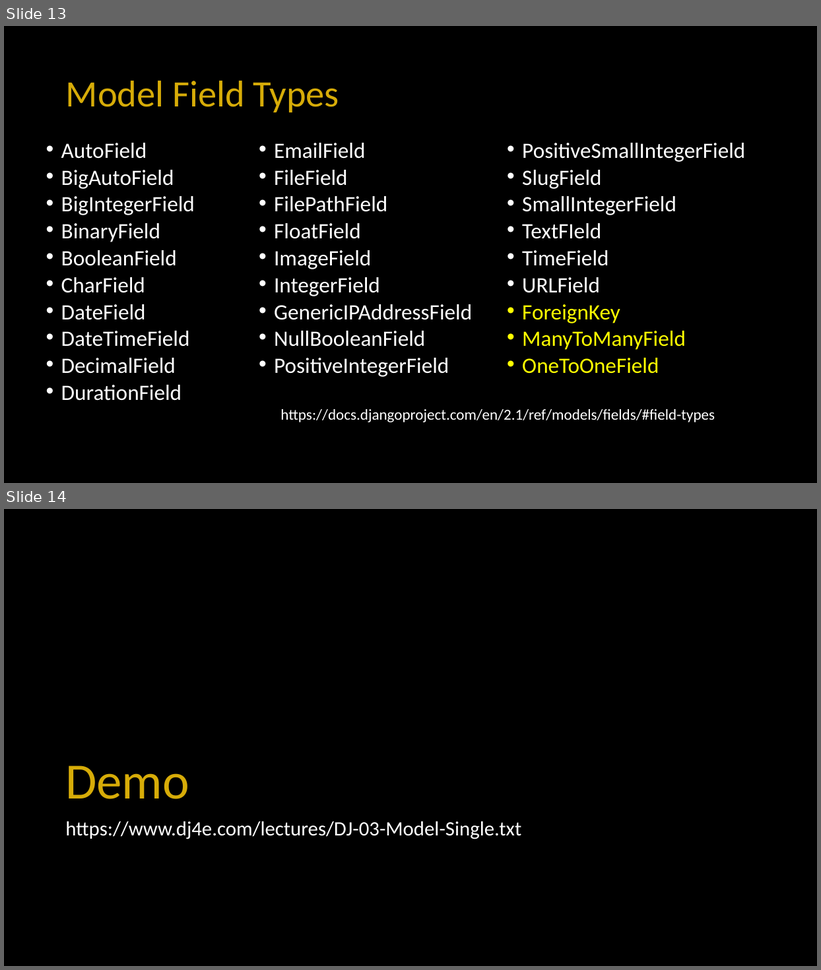
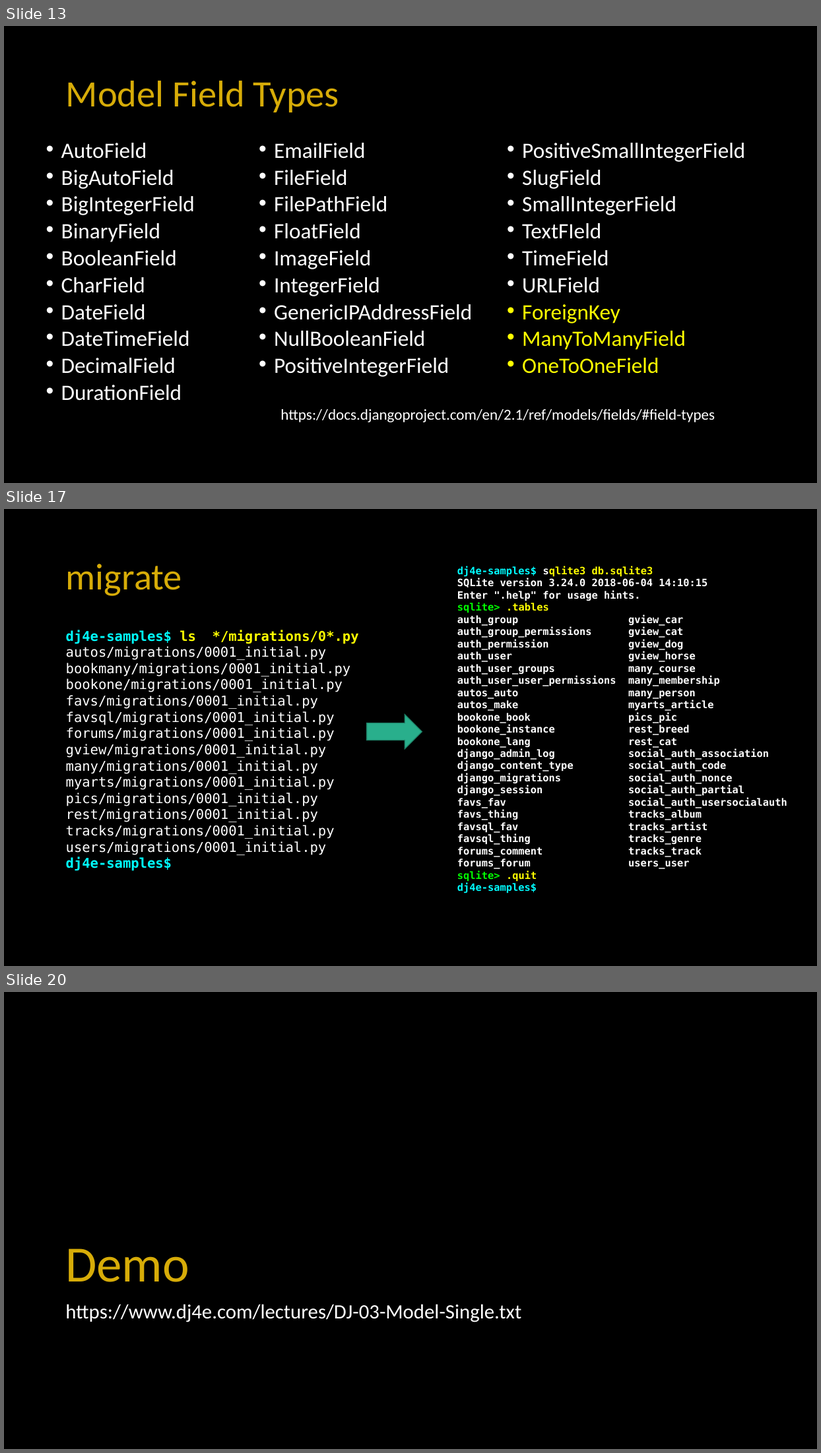
Before and after one commit to csev/dj4e, a slide deck: lectures/DJ-02-Model-Single.pptx. Shown one above the other, each under a label of ours: slides 13 and 14 before the commit, slides 13, 17 and 20 after it; the slides between them are not shown. The pictures are 821x970 and 821x1453 pixels, drawn with LibreOffice and Linux fonts; fonts in the diff are those of the drawing; background and template pictures are left out. Boxes give left, top, right and bottom in pixels: in the first picture for what was removed or moved away, otherwise in the second. Text is boxed around its words. In the diff, an @@ line names an element or a change of style, - is before the commit and + after.

```diff
--- a/lectures/DJ-02-Model-Single.pptx
+++ b/lectures/DJ-02-Model-Single.pptx
@@ slide 17 added at (4,509,817,966), background #000000 @@
@@ title added at (66,564,182,596), 44 pt, text #D7AC08 @@
+migrate
@@ text added at (457,566,787,894), 12 pt, text #FFFFFF, bold @@
+dj4e-samples$ sqlite3 db.sqlite3
+SQLite version 3.24.0 2018-06-04 14:10:15
+Enter ".help" for usage hints.
+sqlite> .tables
+auth_group gview_car
+auth_group_permissions gview_cat
+auth_permission gview_dog
+auth_user gview_horse
+auth_user_groups many_course
+auth_user_user_permissions many_membership
+autos_auto many_person
+autos_make myarts_article
+bookone_book pics_pic
+bookone_instance rest_breed
+bookone_lang rest_cat
+django_admin_log social_auth_association
+django_content_type social_auth_code
+django_migrations social_auth_nonce
+django_session social_auth_partial
+favs_fav social_auth_usersocialauth
+favs_thing tracks_album
+favsql_fav tracks_artist
+favsql_thing tracks_genre
+forums_comment tracks_track
+forums_forum users_user
+sqlite> .quit
+dj4e-samples$
@@ text added at (66,630,359,871), 16 pt, text #FFFFFF @@
+dj4e-samples$ ls */migrations/0*.py
+autos/migrations/0001_initial.py
+bookmany/migrations/0001_initial.py
+bookone/migrations/0001_initial.py
+favs/migrations/0001_initial.py
+favsql/migrations/0001_initial.py
+forums/migrations/0001_initial.py
+gview/migrations/0001_initial.py
+many/migrations/0001_initial.py
+myarts/migrations/0001_initial.py
+pics/migrations/0001_initial.py
+rest/migrations/0001_initial.py
+tracks/migrations/0001_initial.py
+users/migrations/0001_initial.py
+dj4e-samples$
@@ right arrow added at (367,714,422,749), fill #29AF8C, outline #1E8168 1 pt @@
@@ what was slide 14 is now slide 20 @@
```
Also in this commit, not shown: 5 other slides added, 1 other file.
